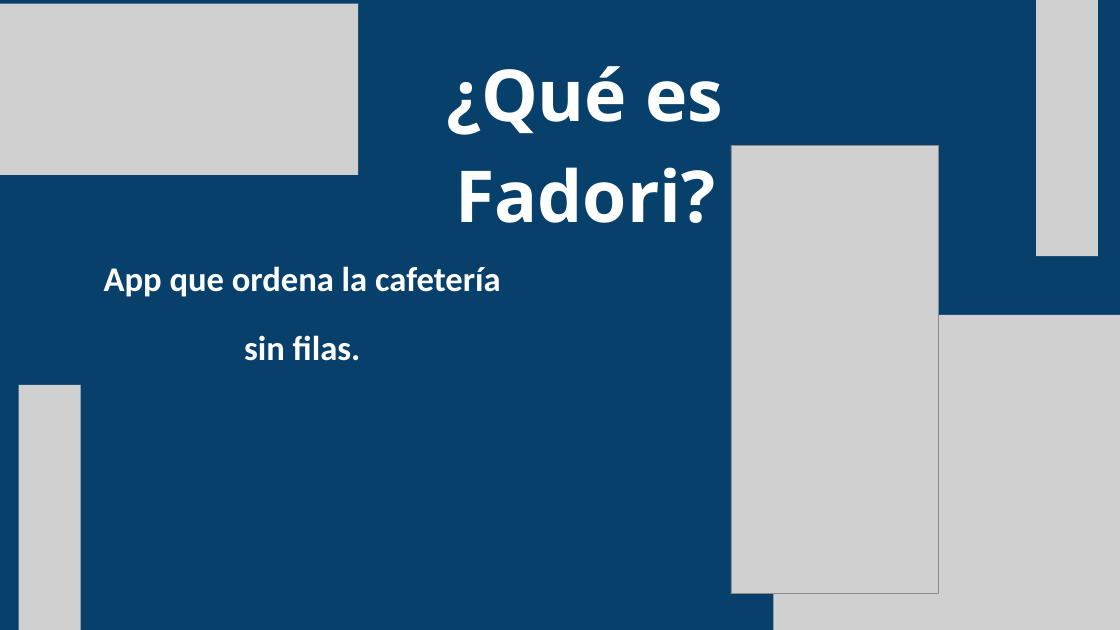
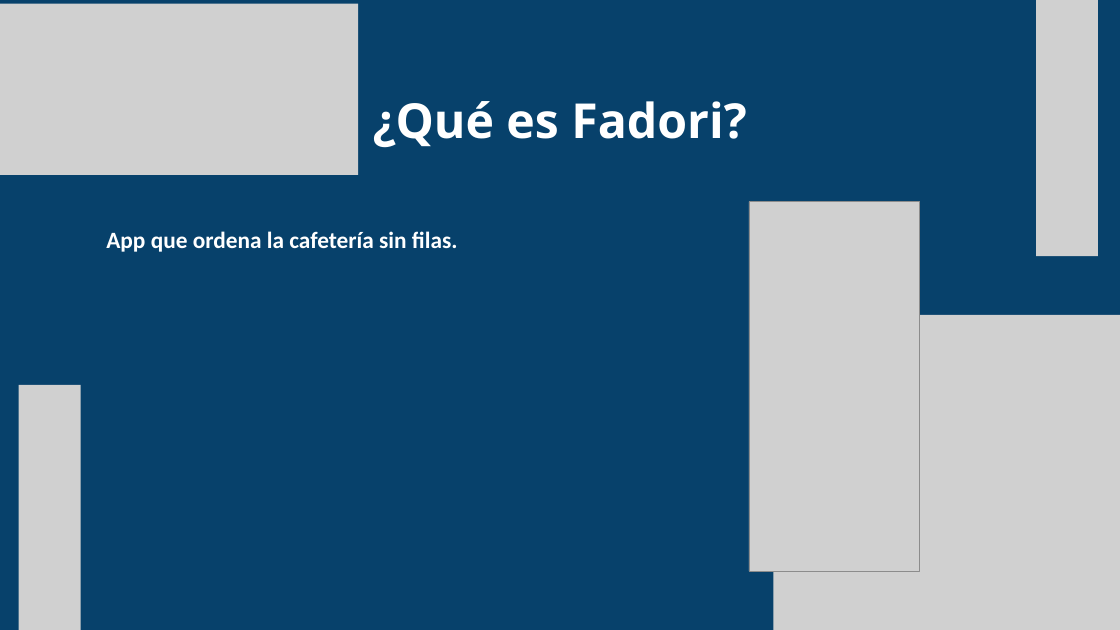
Before and after one commit to ejercitopalomazi9111-arch/mazi-central, a slide deck: slide 5 of fadori/presentacion/Fadori-STEAM.pptx. Drawn at 1120x630 pixels with LibreOffice and Linux fonts; fonts in the diff are those of the drawing; grey boxes stand for pictures. Boxes give left, top, right and bottom in pixels: in the first picture for what was removed or moved away, otherwise in the second. Text is boxed around its words. In the diff, an @@ line names an element or a change of style, - is before the commit and + after.

```diff
--- a/fadori/presentacion/Fadori-STEAM.pptx
+++ b/fadori/presentacion/Fadori-STEAM.pptx
@@ text "¿Qué es Fadori?" moved from (x1=447, y1=66, x2=724, y2=223) to (x1=373, y1=101, x2=746, y2=148) @@
@@ text "¿Qué es Fadori?" at (x1=373, y1=101, x2=746, y2=148): size 92 to 62 pt @@
@@ text "App que ordena la cafetería ..." moved from (x1=104, y1=266, x2=501, y2=361) to (x1=106, y1=231, x2=458, y2=252) @@
@@ text "App que ordena la cafetería ..." at (x1=106, y1=231, x2=458, y2=252): size 44.5 to 30 pt; alignment centre to left @@
@@ picture resized from (x1=731, y1=146, x2=938, y2=594) to (x1=749, y1=202, x2=920, y2=571) @@
```
Also in this commit, not shown: 18 other slides changed, 5 other files.
